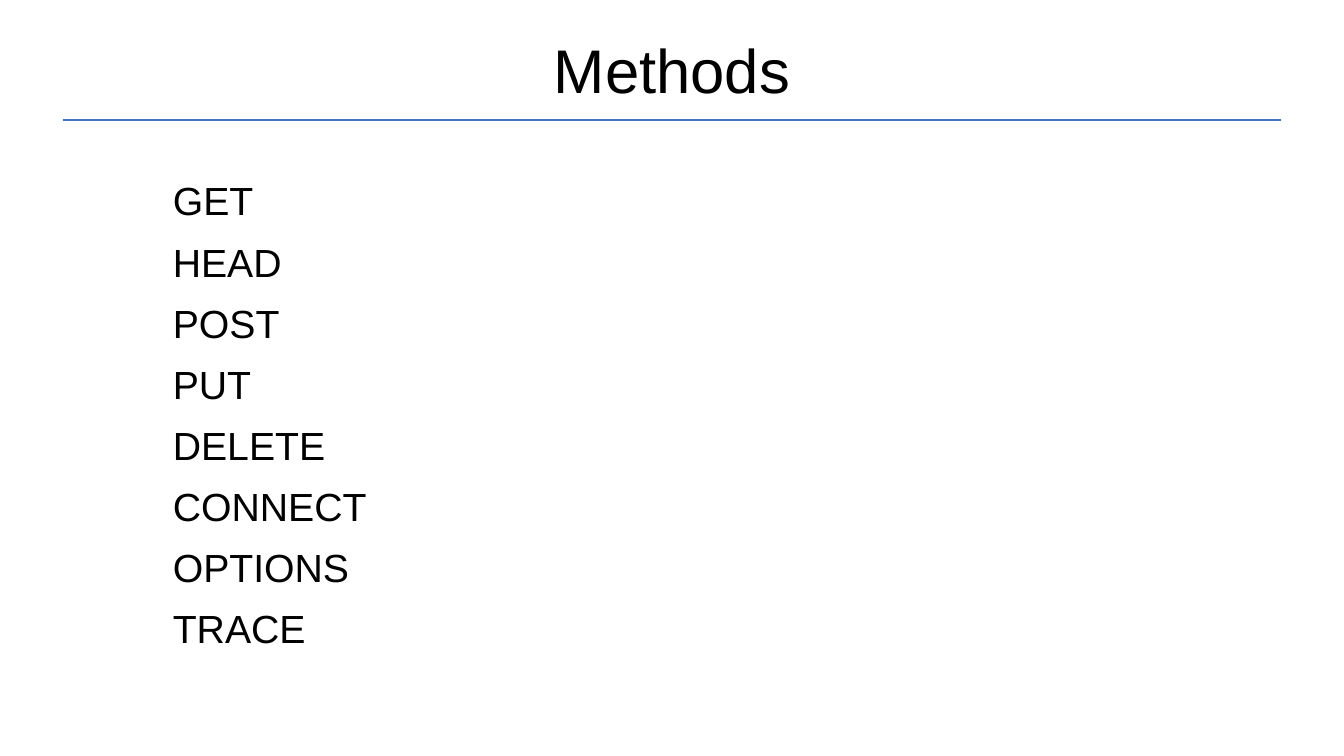
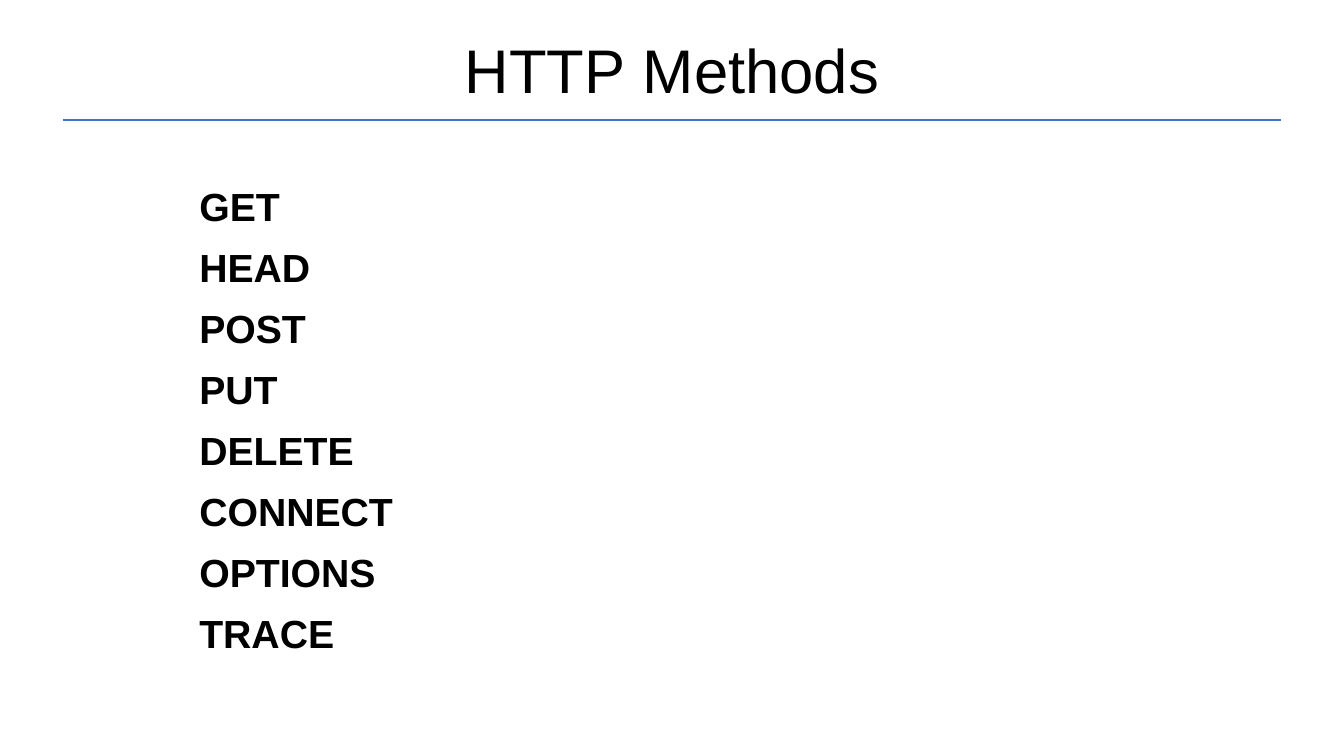
Before and after one commit to Garnik94/Levelup_presentations, a slide deck: slide 10 of Http/Http_presentation.pptx. Drawn at 1344x756 pixels with LibreOffice and Linux fonts; fonts in the diff are those of the drawing. Boxes give left, top, right and bottom in pixels: in the first picture for what was removed or moved away, otherwise in the second. Text is boxed around its words. In the diff, an @@ line names an element or a change of style, - is before the commit and + after.

```diff
--- a/Http/Http_presentation.pptx
+++ b/Http/Http_presentation.pptx
@@ title at bbox=[465, 48, 879, 94]: text changed @@
-Methods
+HTTP Methods
@@ text "GET": place and size @@
-text "GET" at bbox=[173, 187, 367, 644]
+text "GET" at bbox=[199, 193, 393, 649]
@@ text "GET" at bbox=[199, 193, 393, 649]: bold on @@
```
Also in this commit, not shown: 6 other slides changed, 5 slides added, 1 other file.
